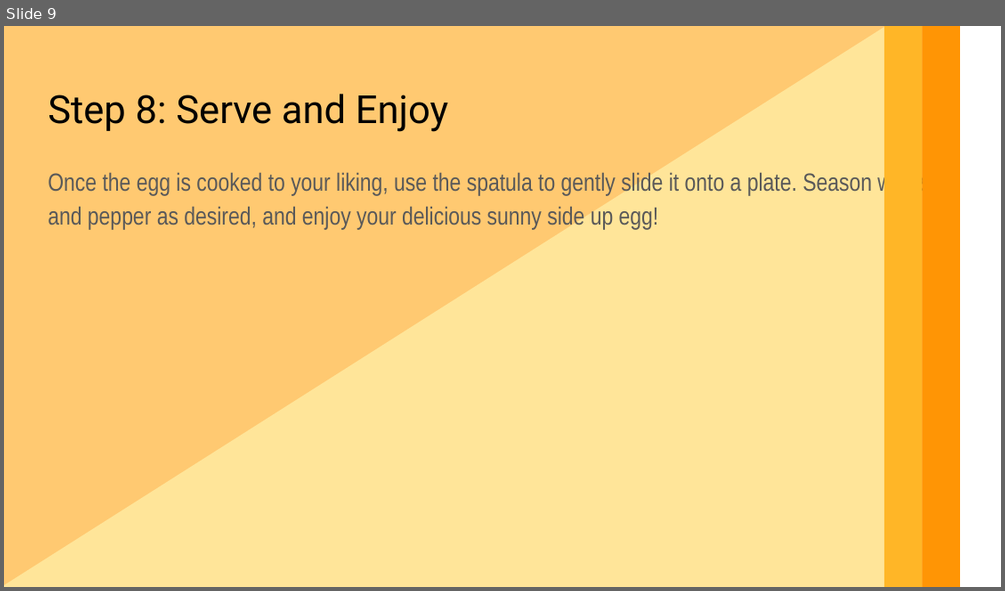
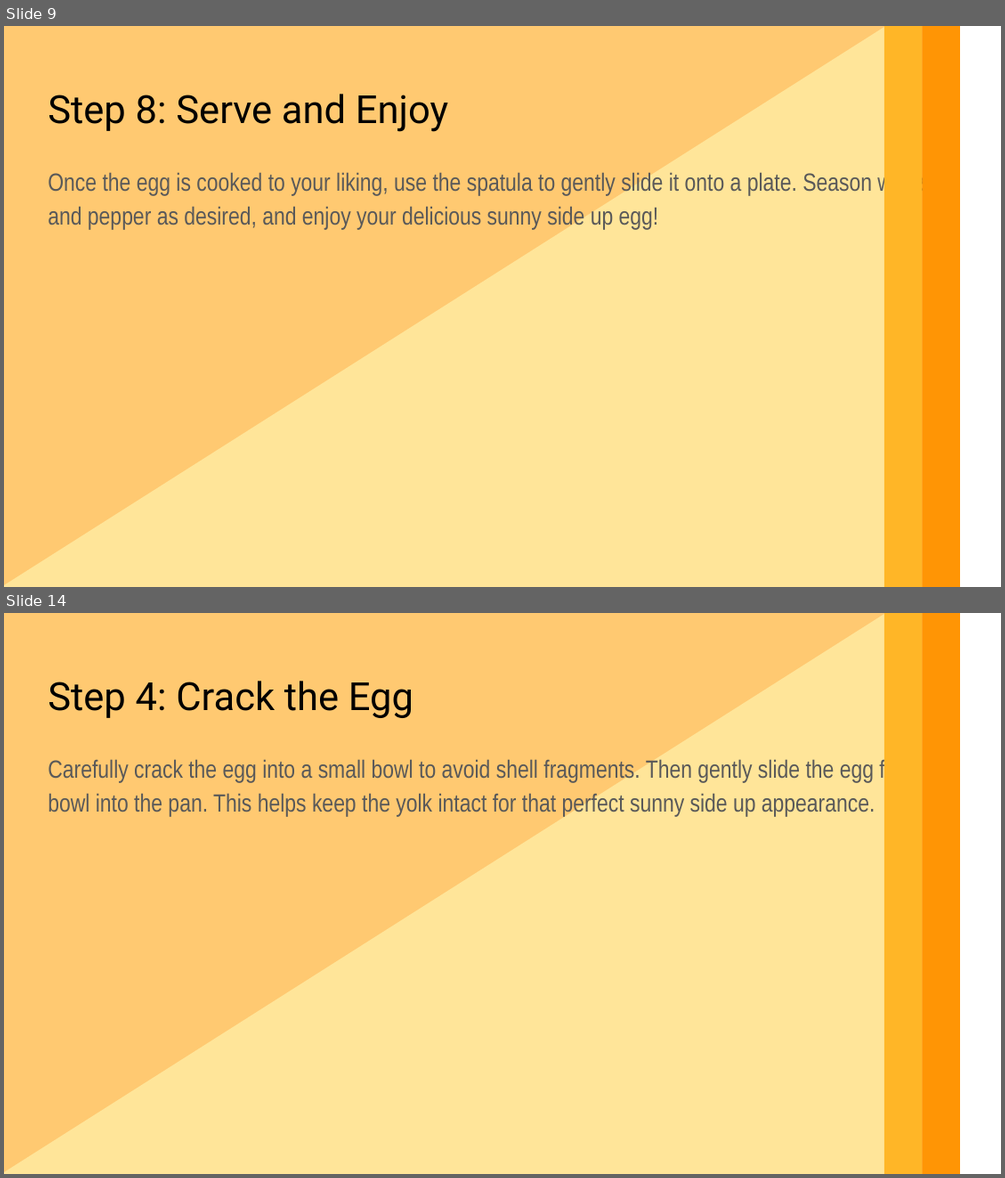
Before and after one commit to jeremyvet/ai-slides, a slide deck: cool.pptx. Shown one above the other, each under a label of ours: slide 9 before the commit, slides 9 and 14 after it; the slides between them are not shown. The pictures are 1005x591 and 1005x1178 pixels, drawn with LibreOffice and Linux fonts; fonts in the diff are those of the drawing. Boxes give left, top, right and bottom in pixels: in the first picture for what was removed or moved away, otherwise in the second. Text is boxed around its words. In the diff, an @@ line names an element or a change of style, - is before the commit and + after.

```diff
--- a/cool.pptx
+++ b/cool.pptx
@@ slide 14 added at <box>4,613,1001,1174</box>, background #FFFFFF @@
@@ rectangle added at <box>4,613,959,1174</box>, fill #FFC971 @@
@@ right triangle added at <box>4,613,886,1174</box>, fill #FFE599 @@
@@ rectangle added at <box>884,613,922,1174</box>, fill #FFB627 @@
@@ rectangle added at <box>922,613,960,1174</box>, fill #FF9505 @@
@@ text added at <box>48,681,413,718</box>, 28 pt, text #000000 @@
+Step 4: Crack the Egg
@@ text added at <box>48,758,920,817</box>, 18 pt, text #595959 @@
+Carefully crack the egg into a small bowl to avoid shell fragments. Then gently slide the egg from the bowl into the pan. This helps keep the yolk intact for that perfect sunny side up appearance.
```
Also in this commit, not shown: 8 other slides added, 2 other files.
